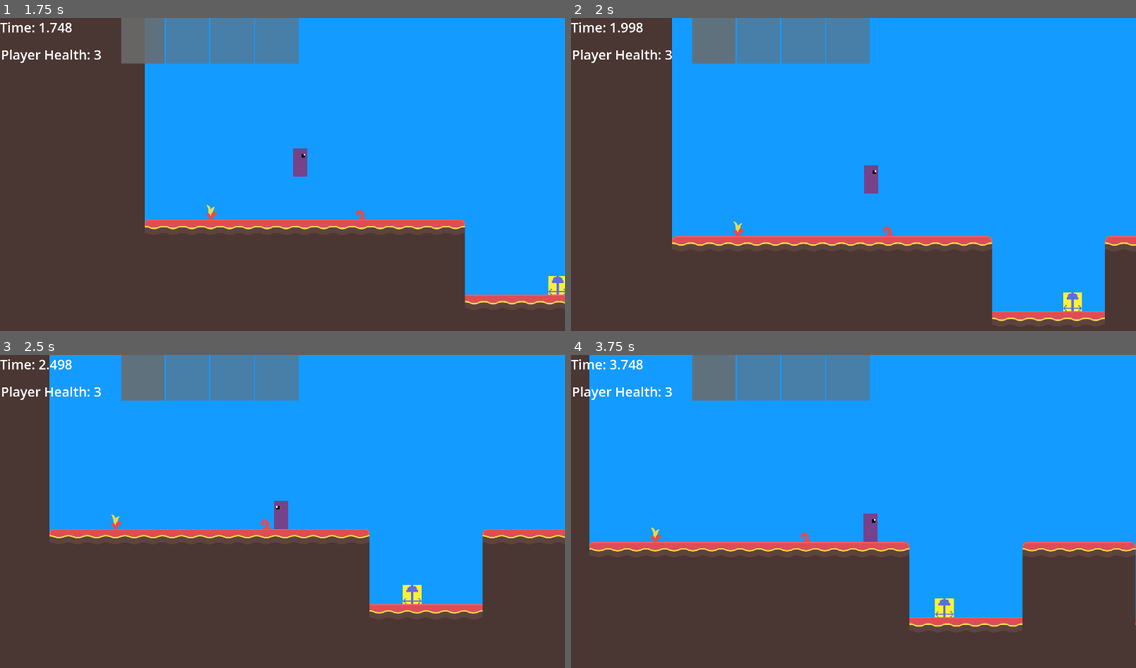
Above: before the commit, frames 1-4 (two rows, left to right).
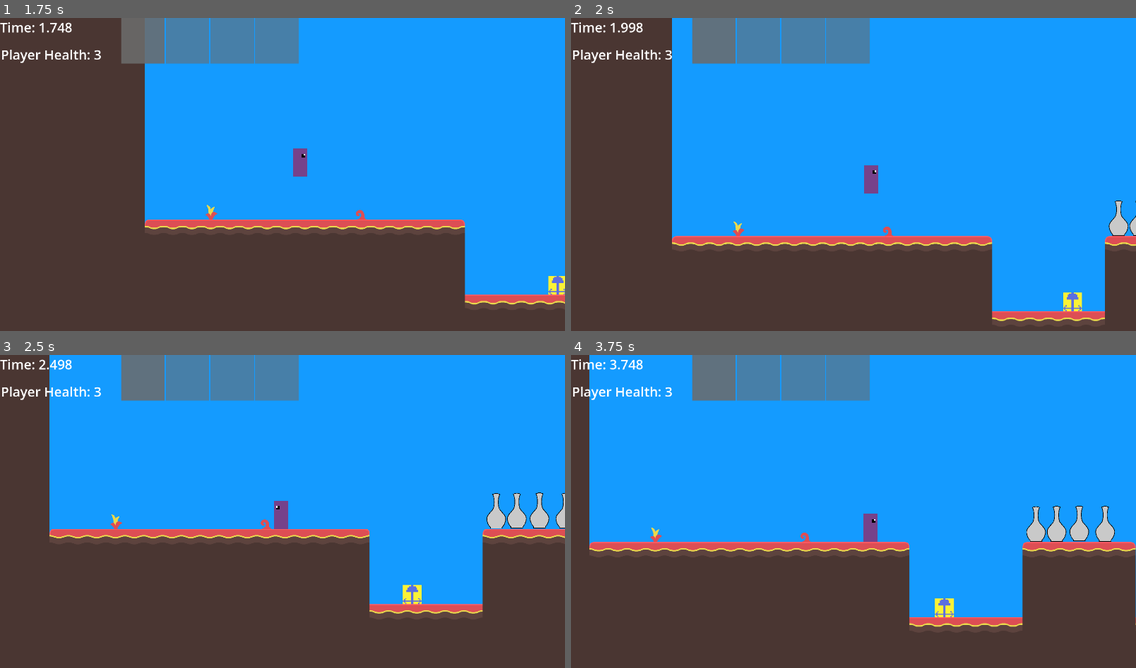
Above: after the commit, the same moments.

Repository: AidanCooper2003/AshenSkies
Game: Godot game, scene res://scenes/levels/playtest_level.tscn
Two runs of this game, one before a commit and one after it. Both use one fixed random seed, a clock stepped at 60 frames per second and the inputs below.
Inputs (mouse positions are in pixels of both pictures, inside the frame that each line leads up to):
- Up to frame 1 (1.75 s): move the mouse to (406, 161) at 0.52 s; press the mouse at (406, 161) at 0.53 s; hold D (Move Right) from 0.53 s (still down); tap Space (Jump) at 0.77, 1.52 s; move the mouse to (169, 193) at 1.27 s; release the mouse at (169, 193) at 1.28 s; right-click (169, 193) at 1.35 s
- Up to frame 2 (2 s): keep holding D (Move Right)
- Up to frame 3 (2.5 s): move the mouse to (339, 442) at 2.02 s; release D (Move Right) at 2.03 s; hold A (Move Left) from 2.03 s (still down); tap Mouse wheel down (SwapWeaponDown) at 2.1 s
- Up to frame 4 (3.75 s): move the mouse to (825, 577) at 2.77 s; release A (Move Left) at 2.78 s; hold D (Move Right) from 2.78 s (still down); tap Mouse wheel up (SwapWeaponUp) at 2.85 s; tap Space (Jump) at 3.02 s; move the mouse to (1023, 561) at 3.52 s; hold E (Tertiary Fire) from 3.53 s (still down)

Frame 1 is identical in both runs. In frame 2, 0.3% of the frame differs, in the area x 95-100%, y 58-70%; in frame 3, 0.8%; in frame 4, 0.9%, in the area x 80-97%, y 48-60%.

Commit message:
Added destructible objects that yield crafting ingredients

Diff:
--- a/project.godot
+++ b/project.godot
@@ -20,6 +20,7 @@
 
 CSVManager="*res://scripts/utility/csv_manager.gd"
 EventBus="*res://scripts/utility/event_bus.gd"
+LevelManager="*res://scripts/utility/level_manager.gd"
 
 [display]
 
--- a/scenes/levels/playtest_level.tscn
+++ b/scenes/levels/playtest_level.tscn
@@ -9,6 +9,7 @@
 [ext_resource type="Script" path="res://scripts/ui/crafting_ui_manager.gd" id="5_cgfae"]
 [ext_resource type="Texture2D" uid="uid://cpp0qgn1m27b1" path="res://sprites/cancel.png" id="6_gqxib"]
 [ext_resource type="PackedScene" uid="uid://posx1uyfda5n" path="res://scenes/objects/enemies/ash_priest.tscn" id="6_nfakm"]
+[ext_resource type="PackedScene" uid="uid://cn6ksjgoqo6mb" path="res://scenes/objects/level_objects/resource_breakable.tscn" id="10_nes5d"]
 
 [sub_resource type="RectangleShape2D" id="RectangleShape2D_mxg24"]
 size = Vector2(50, 28)
@@ -140,6 +141,17 @@
 position = Vector2(3748, 929)
 _relative_left_bound = 1000.0
 
+[node name="ResourceBreakable" parent="." instance=ExtResource("10_nes5d")]
+
+[node name="ResourceBreakable2" parent="." instance=ExtResource("10_nes5d")]
+position = Vector2(1639, 115)
+
+[node name="ResourceBreakable3" parent="." instance=ExtResource("10_nes5d")]
+position = Vector2(1474, 115)
+
+[node name="ResourceBreakable4" parent="." instance=ExtResource("10_nes5d")]
+position = Vector2(1404, 116)
+
 [connection signal="area_entered" from="Area2D" to="UIManager" method="_on_area_2d_area_entered"]
 
 [editable path="Camera2D/CanvasLayer"]
--- /dev/null
+++ b/scenes/objects/level_objects/resource_breakable.tscn
@@ -0,0 +1,29 @@
+[gd_scene load_steps=5 format=3 uid="uid://cn6ksjgoqo6mb"]
+
+[ext_resource type="Script" path="res://scripts/entities/level_objects/resource_breakable.gd" id="1_r8nvc"]
+[ext_resource type="Texture2D" uid="uid://d3k5iechf43wq" path="res://sprites/level_objects/porcelain-vase.png" id="2_ix4uq"]
+[ext_resource type="Script" path="res://scripts/entity-components/hitbox_component.gd" id="3_de57v"]
+
+[sub_resource type="CapsuleShape2D" id="CapsuleShape2D_kvr8a"]
+radius = 31.0
+height = 128.0
+
+[node name="ResourceBreakable" type="Node2D"]
+position = Vector2(1551, 114)
+script = ExtResource("1_r8nvc")
+
+[node name="Sprite2D" type="Sprite2D" parent="."]
+position = Vector2(-15, -49)
+scale = Vector2(0.25, 0.25)
+texture = ExtResource("2_ix4uq")
+
+[node name="HitboxComponent" type="Area2D" parent="."]
+collision_layer = 4
+collision_mask = 2
+script = ExtResource("3_de57v")
+
+[node name="CollisionShape2D" type="CollisionShape2D" parent="HitboxComponent"]
+position = Vector2(-14, -50)
+shape = SubResource("CapsuleShape2D_kvr8a")
+
+[connection signal="damage_taken" from="HitboxComponent" to="." method="_on_damage_taken"]
--- /dev/null
+++ b/scripts/entities/level_objects/resource_breakable.gd
@@ -0,0 +1,14 @@
+class_name ResourceBreakable
+
+extends Node2D
+
+var resource: String
+
+func _ready():
+	if resource == "":
+		resource = LevelManager.choose_random_resource()
+
+func _on_damage_taken(damage_amount):
+	print("hit")
+	EventBus.resource_added.emit(resource, 1)
+	queue_free()
--- a/scripts/entities/player/resource_inventory_manager.gd
+++ b/scripts/entities/player/resource_inventory_manager.gd
@@ -12,6 +12,8 @@
 	EventBus.ingredient_selected.connect(increment_ingredient)
 	EventBus.ingredient_deselected.connect(decrement_ingredient)
 	EventBus.ingredients_reset.connect(reset_ingredients)
+	EventBus.resource_added.connect(add_resource)
+	EventBus.resource_subtracted.connect(subtract_resource)
 	self.call_deferred("_initialize_inventory")
 
 func has_resource(resource_name: String) -> bool:
@@ -19,6 +21,7 @@
 
 
 func add_resource(resource_name: String, resource_count: int) -> void:
+	print(resource_name)
 	if has_resource(resource_name):
 		resources[resource_name] += resource_count
 		_update_resource(resource_name)
--- a/scripts/utility/csv_manager.gd
+++ b/scripts/utility/csv_manager.gd
@@ -46,3 +46,18 @@
 
 func get_weapon_scene(weaponName: String) -> Variant:
 	return weaponName + ".tscn"
+
+
+func get_weapon_names() -> Array:
+	return _get_names(recipes, 0)
+
+
+func get_resource_names() -> Array:
+	return _get_names(resources, 0)
+
+
+func _get_names(collection: Array, name_column) -> Array:
+	var names: Array
+	for object in collection:
+		names.append(object[name_column])
+	return names
--- a/scripts/utility/event_bus.gd
+++ b/scripts/utility/event_bus.gd
@@ -16,3 +16,8 @@
 signal ingredients_reset()
 signal ingredient_deselected()
 signal crafting_started()
+
+
+#From Level Objects
+signal resource_added(resource_name: String, resource_count: int)
+signal resource_subtracted(resource_name: String, resource_count: int)
--- /dev/null
+++ b/scripts/utility/level_manager.gd
@@ -0,0 +1,19 @@
+extends Node
+
+var _resource_odds: Dictionary
+
+func _ready():
+	_set_resource_odds()
+	print(_resource_odds)
+
+#Currently ignores weights since its not yet needed
+func choose_random_resource() -> String:
+	var choice = randi_range(0, _resource_odds.size() - 1)
+	print(choice)
+	return _resource_odds.keys()[choice]
+
+func _set_resource_odds() -> void:
+	var resource_names = CSVManager.get_resource_names()
+	var resource_count = resource_names.size()
+	for resource in CSVManager.get_resource_names():
+		_resource_odds[resource] = 1.0 / float(resource_count)
Not shown: 1 places in scenes/levels/playtest_level.tscn that only renumber resources
Binary file added: sprites/level_objects/porcelain-vase.png
Not shown, added: sprites/level_objects/porcelain-vase.png.import
